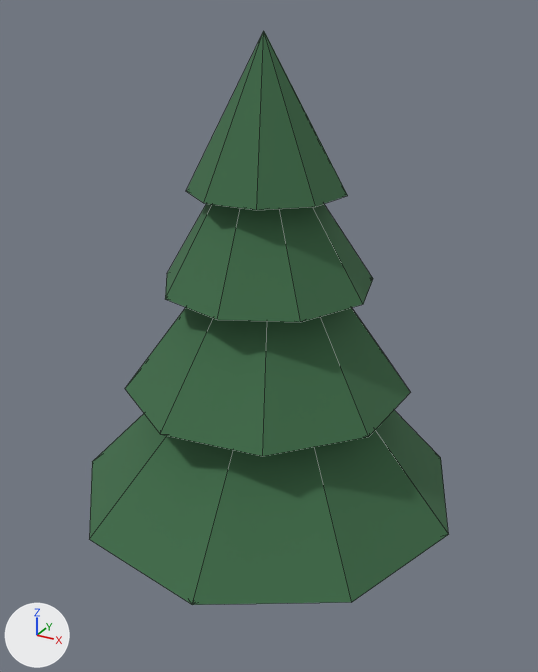
A saved change to the glTF model game/assets/nature/tree_pine_1.glb.
Before and after are seen from a camera (50 mm lens) standing at (3.03, -5.49, 5.23) and looking at (0.02, -0.02, 2.49). Every picture has the same lights, and +X, +Y and +Z are marked at lower left. The picture after the commit comes second. Mesh edges are drawn as thin lines. Vertices at exactly the same position are counted once.

The older version as bpy lines, for what is in view:
```python
mat_needles = bpy.data.materials.new('Needles')
mat_needles.use_nodes = True; mat_needles.node_tree.nodes.clear()
_N = mat_needles.node_tree.nodes; _L = mat_needles.node_tree.links
n0 = _N.new('ShaderNodeBsdfPrincipled'); n0.name = 'Principled BSDF'
n0.inputs[2].default_value = 0.95  # 'Roughness'
n1 = _N.new('ShaderNodeOutputMaterial'); n1.name = 'Material Output'
n2 = _N.new('ShaderNodeMix'); n2.name = 'Mix'
n2.data_type = 'RGBA'
n2.blend_type = 'MULTIPLY'
n2.inputs[0].default_value = 1.0  # 'Factor'
n2.inputs[7].default_value = (0.047, 0.147, 0.0637, 1.0)  # 'B', dark green #3d6b47
n3 = _N.new('ShaderNodeVertexColor'); n3.name = 'Color Attribute'
_L.new(n0.outputs[0], n1.inputs[0])  # 'BSDF' to 'Surface'
_L.new(n2.outputs[2], n0.inputs[0])  # 'Result' to 'Base Color'
_L.new(n3.outputs[0], n2.inputs[6])  # 'Color' to 'A'
me_tree_pine_1 = bpy.data.meshes.new('tree_pine_1')
me_tree_pine_1.from_pydata(...)  # 80 vertices, 140 faces; spans x -1.73..1.84, y -1.81..1.81, z 0.0..5.08
# faces by material slot: [76, 64]
me_tree_pine_1.materials.append(mat_trunk)
me_tree_pine_1.materials.append(mat_needles)
ob_tree_pine_1 = bpy.data.objects.new('tree_pine_1', me_tree_pine_1)
ob_tree_pine_1.location = (0.0, 0.0, 0.0)
```
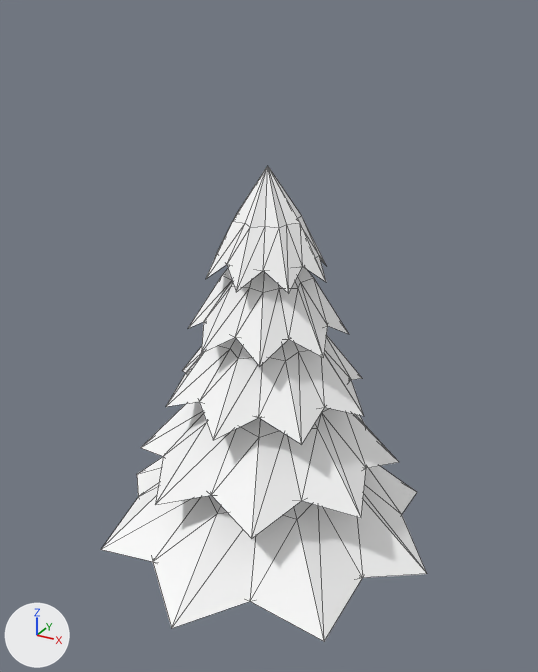
What differs and where, as boxes [x1, y1, x2, y2] in the pictures (538 x 672 px):
'tree_pine_1', recoloured, reshaped (9% narrower, 17% shorter): before [89, 31, 449, 605]; after [101, 166, 427, 641]
part 1 of me_tree_pine_1, rebuilt: before [89, 410, 449, 605]; after [101, 457, 427, 641]
part 2 of me_tree_pine_1, rebuilt: before [125, 307, 410, 456]; after [166, 336, 364, 445]
part 3 of me_tree_pine_1, added: after [141, 402, 399, 539]
part 4 of me_tree_pine_1, added: after [188, 267, 349, 367]
part 5 of me_tree_pine_1, added: after [206, 166, 326, 294]
part 6 of me_tree_pine_1, deleted (green): before [186, 31, 348, 210]
part 7 of me_tree_pine_1, deleted (green): before [165, 204, 373, 322]

What changed in the scene script:
```text
Change mat_needles:
    where n0 = _N.new('ShaderNodeBsdfPrincipled'); n0.name = 'Principled BSDF'
    add n0.inputs[0].default_value = (1.0, 1.0, 1.0, 1.0)  # 'Base Color', white #ffffff
    remove n2 = _N.new('ShaderNodeMix'); n2.name = 'Mix'
    remove n2.data_type = 'RGBA'
    remove n2.blend_type = 'MULTIPLY'
    remove n2.inputs[0].default_value = 1.0  # 'Factor'
    remove n2.inputs[7].default_value = (0.047, 0.147, 0.0637, 1.0)  # 'B', dark green #3d6b47
    remove n3 = _N.new('ShaderNodeVertexColor'); n3.name = 'Color Attribute'
    remove _L.new(n2.outputs[2], n0.inputs[0])  # 'Result' to 'Base Color'
    remove _L.new(n3.outputs[0], n2.inputs[6])  # 'Color' to 'A'
Change me_tree_pine_1:
    used by ob_tree_pine_1; location = (0.0, 0.0, 0.0)
    remove me_tree_pine_1.from_pydata(...)  # 80 vertices, 140 faces; spans x -1.73..1.84, y -1.81..1.81, z 0.0..5.08
    add me_tree_pine_1.from_pydata(...)  # 177 vertices, 330 faces; spans x -1.69..1.69, y -1.69..1.69, z -0.1..4.04
    me_tree_pine_1 part 1: the loose piece of 10 vertices spanning x -1.73..1.84, y -1.81..1.81, z 0.94..2.94 is rebuilt with 33 vertices and now spans x -1.69..1.69, y -1.69..1.69, z 0.43..1.8
    me_tree_pine_1 part 2: the loose piece of 10 vertices spanning x -1.32..1.26, y -1.29..1.31, z 2.04..3.79 is rebuilt with 33 vertices and now spans x -0.97..0.97, y -0.97..0.97, z 1.9..3.04
    me_tree_pine_1 part 3: a new loose piece of 33 vertices spanning x -1.19..1.19, y -1.19..1.19, z 1.21..2.45, in mat_needles (white #ffffff)
    me_tree_pine_1 part 4: a new loose piece of 33 vertices spanning x -0.69..0.69, y -0.69..0.69, z 2.53..3.56, in mat_needles (white #ffffff)
    me_tree_pine_1 part 5: a new loose piece of 33 vertices spanning x -0.56..0.56, y -0.56..0.56, z 3.1..4.04, in mat_needles (white #ffffff)
    me_tree_pine_1 part 6: the loose piece of 10 vertices spanning x -0.68..0.67, y -0.65..0.69, z 3.83..5.08 is deleted
    me_tree_pine_1 part 7
    10 vertices are removed from x -0.92..0.95, y -0.95..0.92, z 3.0..4.5
    16 faces are deleted
    other edits to the shape of me_tree_pine_1 do not show in these pictures
```
